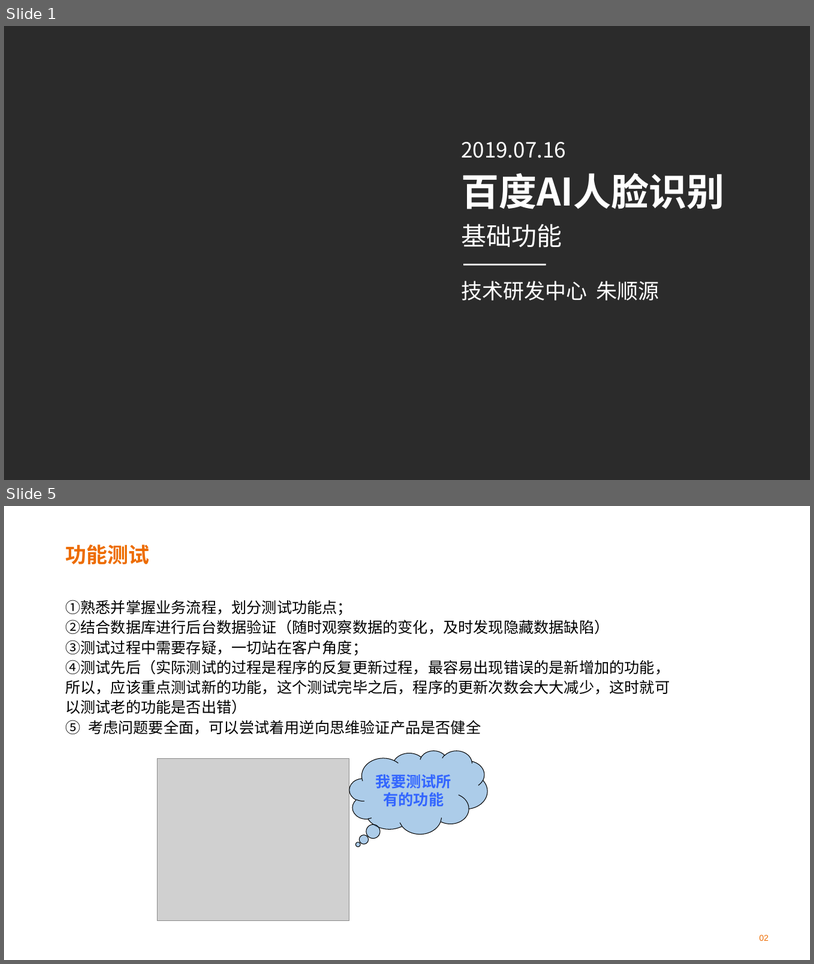
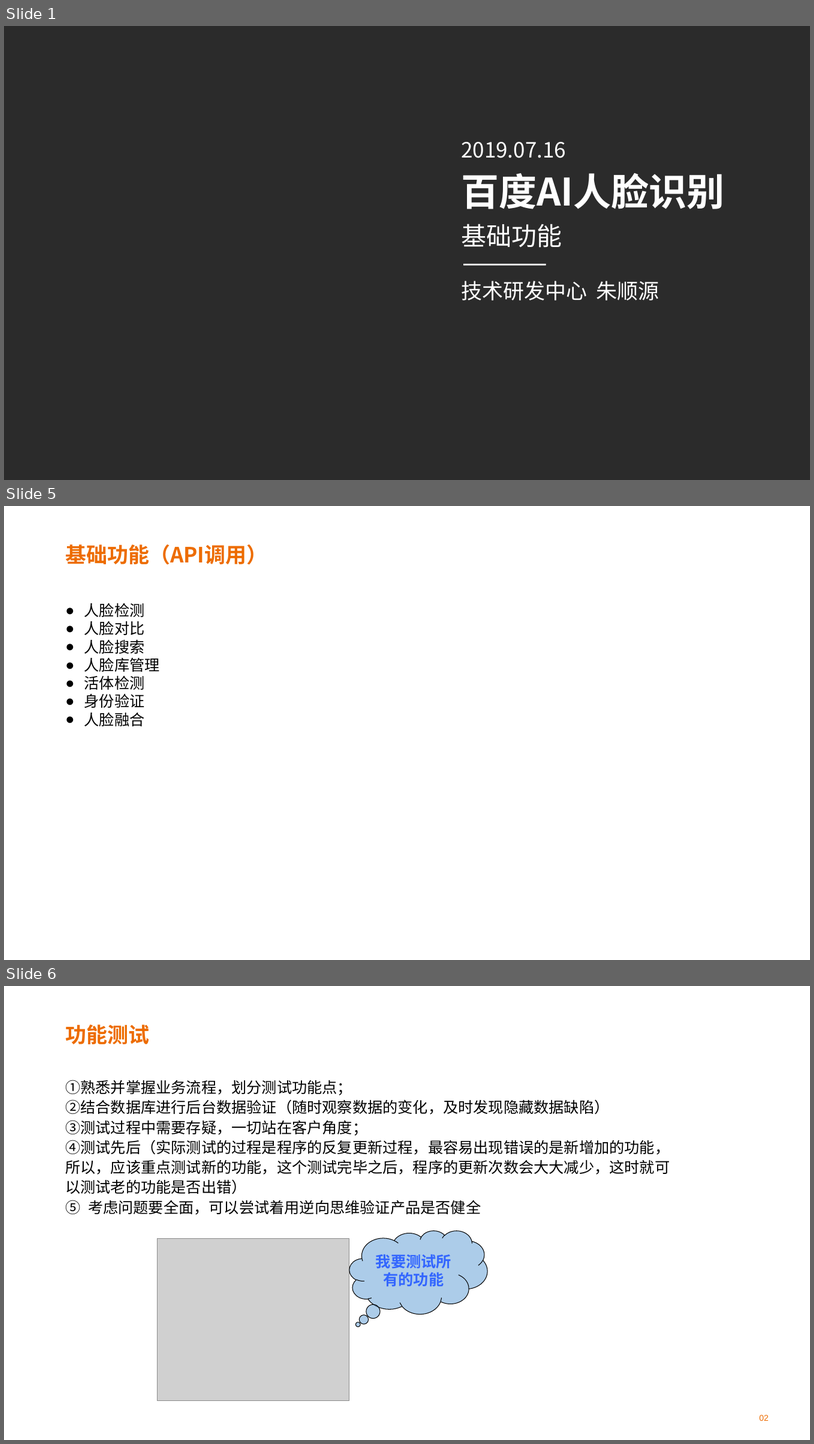
Before and after one commit to XiuyeXYE/BaiDuAI, a slide deck: BaiduAI.pptx. Shown one above the other, each under a label of ours: slides 1 and 5 before the commit, slides 1, 5 and 6 after it; the slides between them are not shown. The pictures are 814x964 and 814x1444 pixels, drawn with LibreOffice and Linux fonts; fonts in the diff are those of the drawing; grey boxes stand for pictures; background and template pictures are left out; a plain dark background stands for a picture behind light text. Boxes give left, top, right and bottom in pixels: in the first picture for what was removed or moved away, otherwise in the second. Text is boxed around its words. In the diff, an @@ line names an element or a change of style, - is before the commit and + after.

```diff
--- a/BaiduAI.pptx
+++ b/BaiduAI.pptx
@@ slide 5 added at (4,506,810,960), background picture (left out) @@
@@ title added at (65,544,267,565), 25 pt, text #ED6C00, bold @@
+基础功能（API调用）
@@ text added at (84,603,160,726), 18 pt, text #000000 @@
+● 人脸检测
+● 人脸对比
+● 人脸搜索
+● 人脸库管理
+● 活体检测
+● 身份验证
+● 人脸融合
@@ what was slide 5 is now slide 6 @@
```
Also in this commit, not shown: 1 slide changed, 2 other slides added, 2 slides removed, 6 other files.
